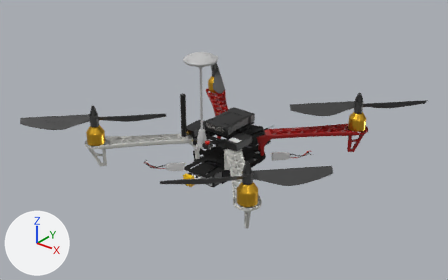
What one commit did to the glTF model fase1/modelos/final/quad450_src.glb.
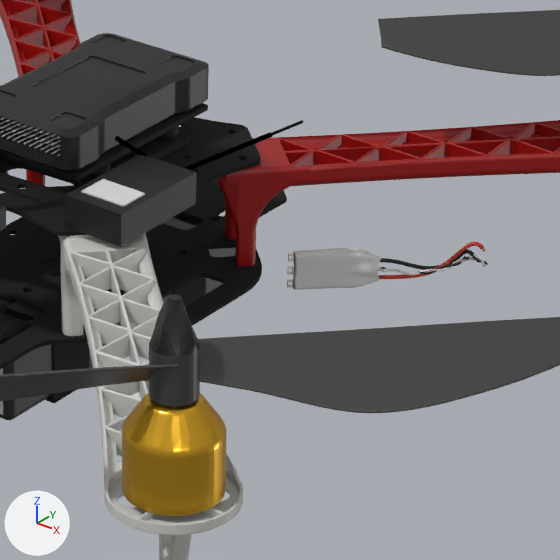
The first picture shows the older version from a camera (50 mm lens) standing at (0.601, -0.761, 0.51) and looking at (0.009, -0.021, 0.051). The close-ups show the older and then the newer version on the part from 47% to 73% of the width and 36% to 77% of the height of that picture. Only the edits that show in the close-ups are written down. The axes (+X, +Y, +Z) are drawn at lower left. The lights are the same throughout. Where no turn or scale is listed for an object, it has been applied to the vertices.

The first close-up shows '_MeshInstance3D_18', 'bat3s__m0', 'braco__1__m0', 'braco__2__m0', 'braco__4__m0', 'esc30__m0', 'esc30__m10', 'esc30__m11', 'esc30__m7', 'esc30__m8', 'esc30__m9', 'esc30__m92', 'frame__0__m0', 'helice__1__m0', 'helice__2__m1', 'motor__2__m0', 'pdb__0__m0', 'pixhawk__m2' and 18 more.
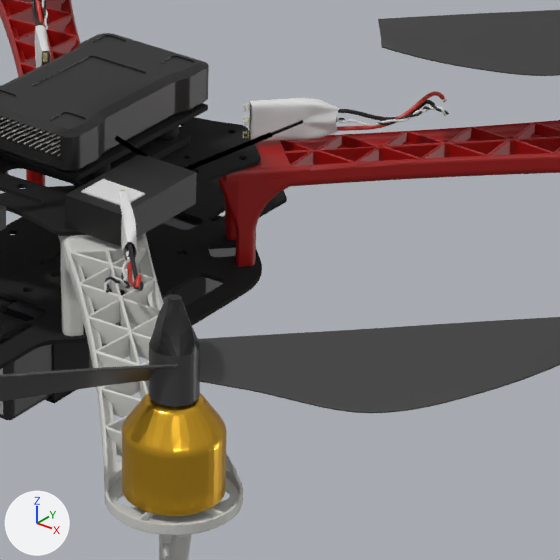
Edits to the bpy script that builds the scene:
```text
Change ob_esc30__m0:
    ob_esc30__m0.location: (0.0807, 0.0823, -0.0079) -> (0.0677, 0.0695, 0.0534)
Change ob_esc30__m5:
    ob_esc30__m5.location: (0.0807, 0.0823, -0.0079) -> (0.0677, 0.0695, 0.0534)
Change ob_esc30__m7:
    ob_esc30__m7.location: (0.0807, 0.0823, -0.0079) -> (0.0677, 0.0695, 0.0534)
Change ob_esc30__m8:
    ob_esc30__m8.location: (0.0807, 0.0823, -0.0079) -> (0.0677, 0.0695, 0.0534)
Change ob_esc30__m9:
    ob_esc30__m9.location: (0.0807, 0.0823, -0.0079) -> (0.0677, 0.0695, 0.0534)
Change ob_esc30__m10:
    ob_esc30__m10.location: (0.0807, 0.0823, -0.0079) -> (0.0677, 0.0695, 0.0534)
Change ob_esc30__m11:
    ob_esc30__m11.location: (0.0807, 0.0823, -0.0079) -> (0.0677, 0.0695, 0.0534)
Change ob_esc30__m52:
    ob_esc30__m52.location: (0.08, -0.0777, -0.0062) -> (0.0672, -0.0648, 0.0534)
Change ob_esc30__m72:
    ob_esc30__m72.location: (0.08, -0.0777, -0.0062) -> (0.0672, -0.0648, 0.0534)
Change ob_esc30__m82:
    ob_esc30__m82.location: (0.08, -0.0777, -0.0062) -> (0.0672, -0.0648, 0.0534)
Change ob_esc30__m92:
    ob_esc30__m92.location: (0.08, -0.0777, -0.0062) -> (0.0672, -0.0648, 0.0534)
Change ob_esc30__m102:
    ob_esc30__m102.location: (0.08, -0.0777, -0.0062) -> (0.0672, -0.0648, 0.0534)
Change ob_esc30__m112:
    ob_esc30__m112.location: (0.08, -0.0777, -0.0062) -> (0.0672, -0.0648, 0.0534)
Change ob_esc30__m04:
    ob_esc30__m04.location: (-0.0799, 0.0823, -0.014) -> (-0.0672, 0.0696, 0.0534)
Change ob_esc30__m24:
    ob_esc30__m24.location: (-0.0799, 0.0823, -0.014) -> (-0.0672, 0.0696, 0.0534)
Change ob_esc30__m34:
    ob_esc30__m34.location: (-0.0799, 0.0823, -0.014) -> (-0.0672, 0.0696, 0.0534)
Change ob_esc30__m44:
    ob_esc30__m44.location: (-0.0799, 0.0823, -0.014) -> (-0.0672, 0.0696, 0.0534)
Change ob_esc30__m54:
    ob_esc30__m54.location: (-0.0799, 0.0823, -0.014) -> (-0.0672, 0.0696, 0.0534)
Change ob_esc30__m74:
    ob_esc30__m74.location: (-0.0799, 0.0823, -0.014) -> (-0.0672, 0.0696, 0.0534)
Change ob_esc30__m84:
    ob_esc30__m84.location: (-0.0799, 0.0823, -0.014) -> (-0.0672, 0.0696, 0.0534)
Change ob_esc30__m94:
    ob_esc30__m94.location: (-0.0799, 0.0823, -0.014) -> (-0.0672, 0.0696, 0.0534)
Change ob_esc30__m104:
    ob_esc30__m104.location: (-0.0799, 0.0823, -0.014) -> (-0.0672, 0.0696, 0.0534)
Change ob_esc30__m114:
    ob_esc30__m114.location: (-0.0799, 0.0823, -0.014) -> (-0.0672, 0.0696, 0.0534)
```

Changed parts and their boxes [x1, y1, x2, y2] in the close-ups (560 x 560 px):
'esc30__m9', moved: before [293, 248, 381, 290]; after [249, 98, 339, 141]
'esc30__m11', moved: before [378, 249, 488, 275]; after [336, 100, 449, 125]
'esc30__m8', moved: before [379, 241, 486, 279]; after [337, 91, 446, 131]
'esc30__m92', moved (mostly hidden before): before [132, 393, 139, 398]; after [118, 191, 137, 262]
'esc30__m10', moved: before [378, 255, 486, 275]; after [336, 104, 446, 126]
'esc30__m94', moved (not visible before): after [35, 25, 51, 68]
'esc30__m112', moved (not visible before): after [105, 243, 144, 293]
'esc30__m82', moved (not visible before): after [125, 257, 142, 291]
'esc30__m102', moved (not visible before): after [104, 251, 131, 293]
'esc30__m114', moved (not visible before): after [32, 0, 49, 25]
'esc30__m0', moved: before [287, 253, 294, 288]; after [243, 103, 250, 138]
'esc30__m84', moved (not visible before): after [35, 0, 44, 26]
'esc30__m104', moved (not visible before): after [42, 0, 48, 30]
'esc30__m7', moved: before [293, 253, 295, 289]; after [249, 103, 251, 138]
'esc30__m5', moved (not visible before): after [250, 109, 340, 121]
'esc30__m72', moved (not visible before): after [131, 243, 135, 253]
'esc30__m54', moved (not visible before): after [42, 52, 43, 65]
